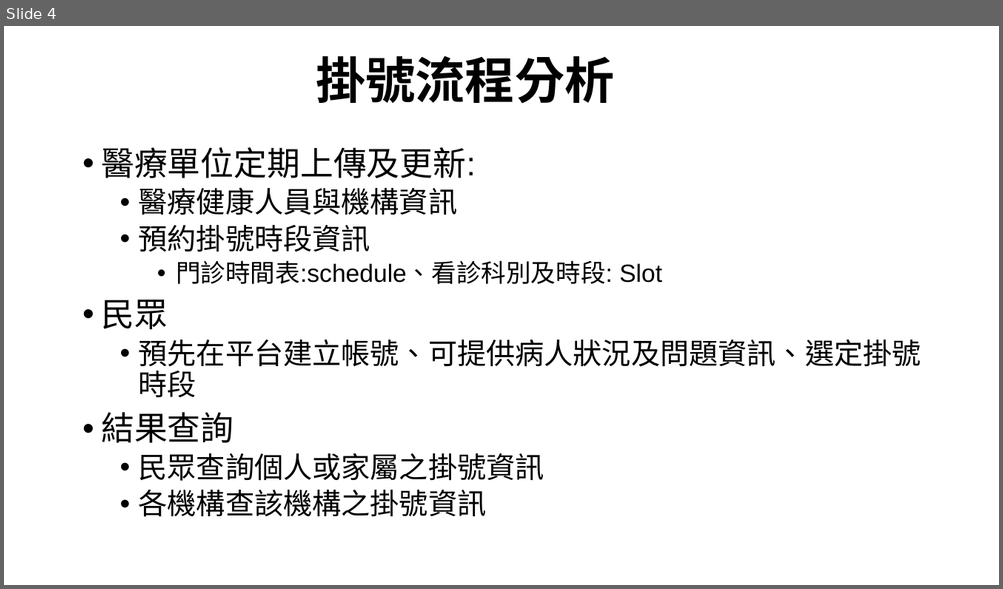
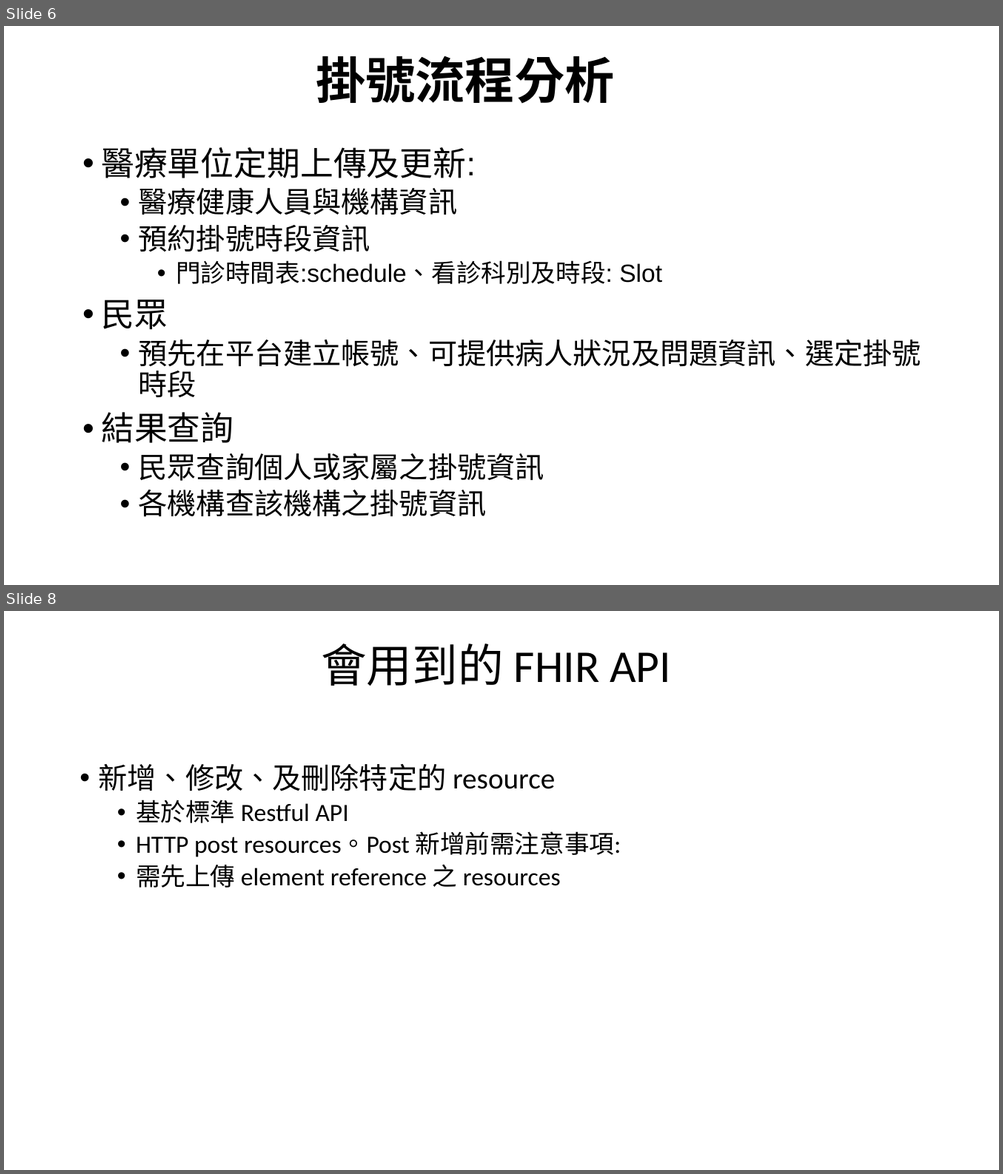
Before and after one commit to mos2718/FHIRspec, a slide deck: Spec/FHIR Appointment.pptx. Shown one above the other, each under a label of ours: slide 4 before the commit, slides 6 and 8 after it; the slides between them are not shown. The pictures are 1003x589 and 1003x1174 pixels, drawn with LibreOffice and Linux fonts; fonts in the diff are those of the drawing. Boxes give left, top, right and bottom in pixels: in the first picture for what was removed or moved away, otherwise in the second. Text is boxed around its words. In the diff, an @@ line names an element or a change of style, - is before the commit and + after.

```diff
--- a/Spec/FHIR Appointment.pptx
+++ b/Spec/FHIR Appointment.pptx
@@ slide 8 added at box(4, 611, 999, 1170), background #FFFFFF @@
@@ title added at box(321, 644, 671, 686), 44 pt, text #000000 @@
+會用到的 FHIR API
@@ text added at box(99, 764, 621, 888), 24 pt, text #000000 @@
+• 新增、修改、及刪除特定的 resource
+  • 基於標準 Restful API
+  • HTTP post resources。Post 新增前需注意事項:
+  • 需先上傳 element reference 之 resources
@@ what was slide 4 is now slide 6 @@
```
Also in this commit, not shown: 3 slides changed, 3 other slides added.
